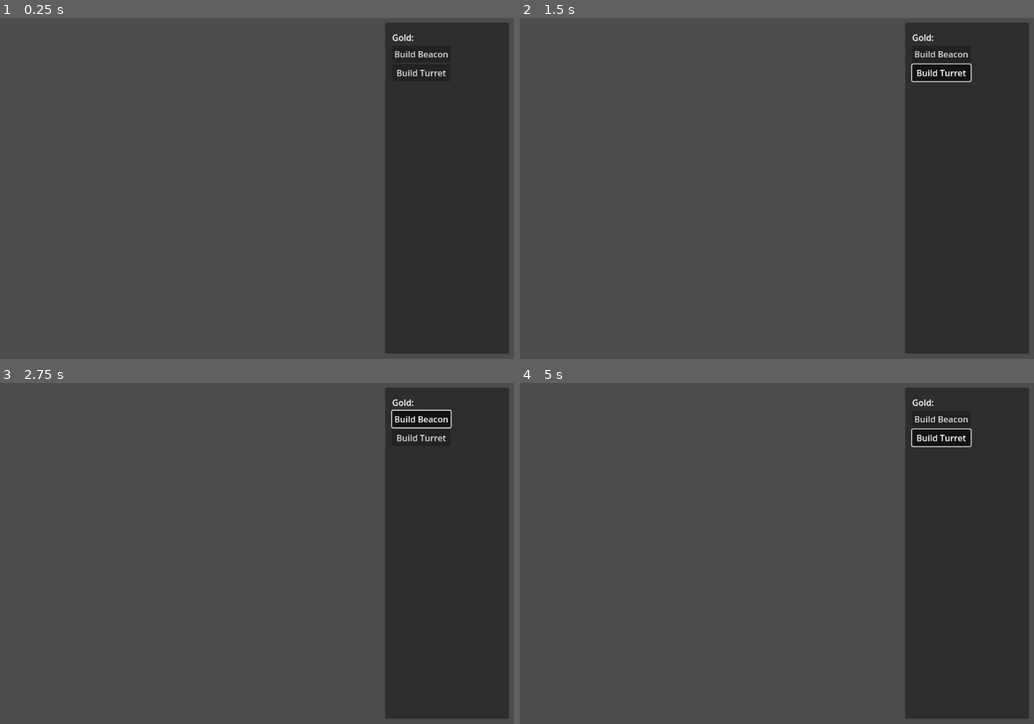
Above: before the commit, frames 1-4 (two rows, left to right).
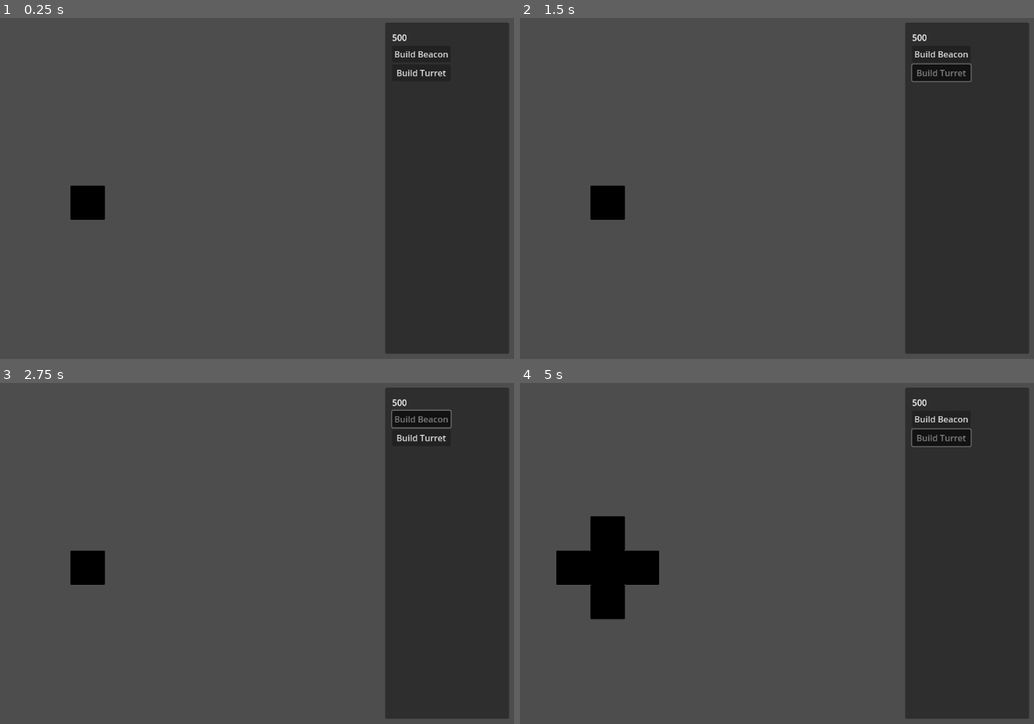
Above: after the commit, the same moments.

Repository: Li05j/it-spreads-gamejam
Game: Godot game, scene res://scenes/main/main.tscn
Same seed, same stepped clock (60 frames per second), same inputs: the game is played once before the commit and once after it. The engine's default icon, where the game draws it, is replaced by a stand-in: a white triangle on a blue panel in a dark square.
Inputs:
- Up to frame 1 (0.25 s): no input
- Up to frame 2 (1.5 s): click "Build Beacon" at 0.5 s; click "Build Turret" at 1.25 s
- Up to frame 3 (2.75 s): click "Build Beacon" at 2 s
- Up to frame 4 (5 s): click "Build Turret" at 2.75 s; click "Build Beacon" at 3.5 s; click "Build Turret" at 4.25 s

The runs differ from the first frame. In frame 1, 0.7% of the frame differs, in the area x 13-81%, y 4-60%; in frame 2, 0.9%; in frame 3, 1.0%; in frame 4, 3.6%, in the area x 7-88%, y 4-70%.
Error before the commit: Parse Error: Function "check_afforadble()" not found in base self. (res://scenes/main/main.gd:69)

Commit message:
fix placement map issues

Diff:
--- a/scenes/main/main.gd
+++ b/scenes/main/main.gd
@@ -19,7 +19,7 @@
 
 @onready var control_panel_vbox = $canvas/controlPanel/VBox
 @onready var tilemap = $tilemap
-@onready var placement_map = PlacementMap.new(MAP_WIDTH, MAP_HEIGHT)
+@onready var placement_map = PlacementMap.new(MAP_WIDTH, MAP_HEIGHT, tilemap)
 
 func _ready():
 	set_process_input(true)
@@ -66,7 +66,7 @@
 
 func spawn_beacon(pos):
 	var coords = get_tilemap_coord(pos)
-	if !check_afforadble("beacon"):
+	if !check_affordable("beacon"):
 		return # player cannot afford beacon
 
 	if check_occupied(pos):
--- a/scenes/main/placementMap.gd
+++ b/scenes/main/placementMap.gd
@@ -1,13 +1,17 @@
-extends Node
+extends Node2D
 class_name PlacementMap
 
-var width
-var height
-var map
+const PlacementTile = preload("res://scenes/placementTile/placementTile.tscn")
 
-func _init(width, height):
+var width: int
+var height: int
+var map: Array
+var tilemap: TileMap
+
+func _init(width, height, tilemap):
 	self.width = width
 	self.height = height
+	self.tilemap = tilemap
 	self.map = []
 	for i in range(width):
 		var row = []
@@ -16,6 +20,7 @@
 		self.map.append(row)
 	# TODO: starting placement
 	self.map[0][0] = 1
+	add_placement_tile(Vector2i(0,0))
 
 func in_range_2d(x: int, y: int):
 	return 0 <= x and x < self.width and 0 <= y and y < self.height
@@ -26,14 +31,21 @@
 	var y = p.y
 	for dx in range(-r, r+1):
 		for dy in range(-r, r+1):
-			if abs(x + dx) + abs(y + dy) > r: continue
+			if abs(dx) + abs(dy) > r: continue
 			var cur_x = x + dx
 			var cur_y = y + dy
 			if in_range_2d(cur_x, cur_y):
+				print_debug("added:", str(cur_x), str(cur_y))
 				self.map[cur_x][cur_y] = 1
+				add_placement_tile(Vector2i(cur_x, cur_y))
 
 func check_placement_range(p: Vector2i):
 	return in_range_2d(p.x, p.y) and self.map[p.x][p.y] == 1
+
+func add_placement_tile(p: Vector2i):
+	var tile_instance = PlacementTile.instantiate()
+	add_child(tile_instance)
+	tile_instance.global_position = tilemap.map_to_local(p)
 
 
 # # Called when the node enters the scene tree for the first time.
--- /dev/null
+++ b/scenes/placementTile/placementTile.tscn
@@ -0,0 +1,13 @@
+[gd_scene load_steps=3 format=3 uid="uid://ijffov6vq0w4"]
+
+[sub_resource type="Gradient" id="Gradient_lc1hh"]
+offsets = PackedFloat32Array(0)
+colors = PackedColorArray(0.34, 1, 0.34, 0.584314)
+
+[sub_resource type="GradientTexture2D" id="GradientTexture2D_84bx4"]
+gradient = SubResource("Gradient_lc1hh")
+
+[node name="PlacementTile" type="Node2D"]
+
+[node name="Sprite2D" type="Sprite2D" parent="."]
+texture = SubResource("GradientTexture2D_84bx4")
